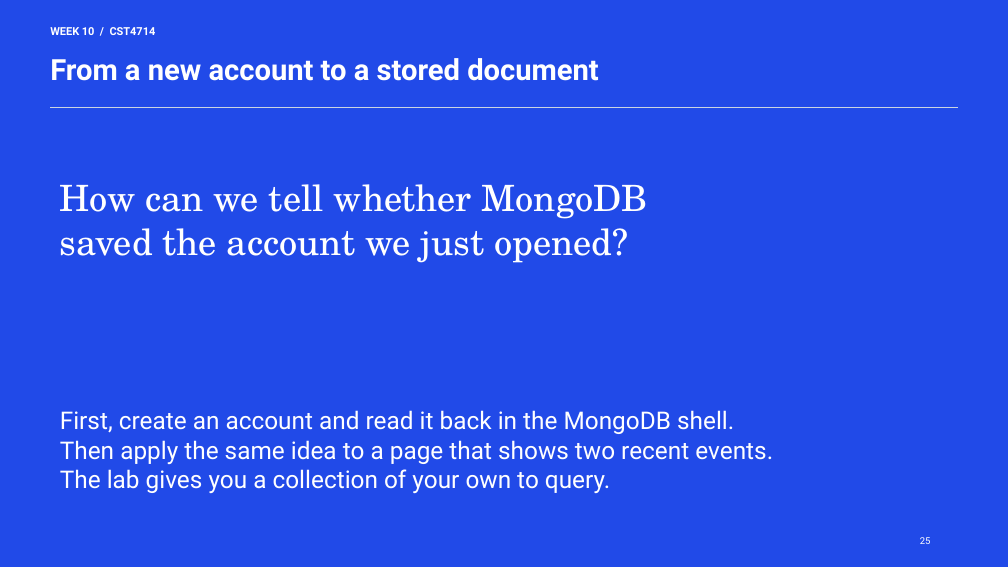
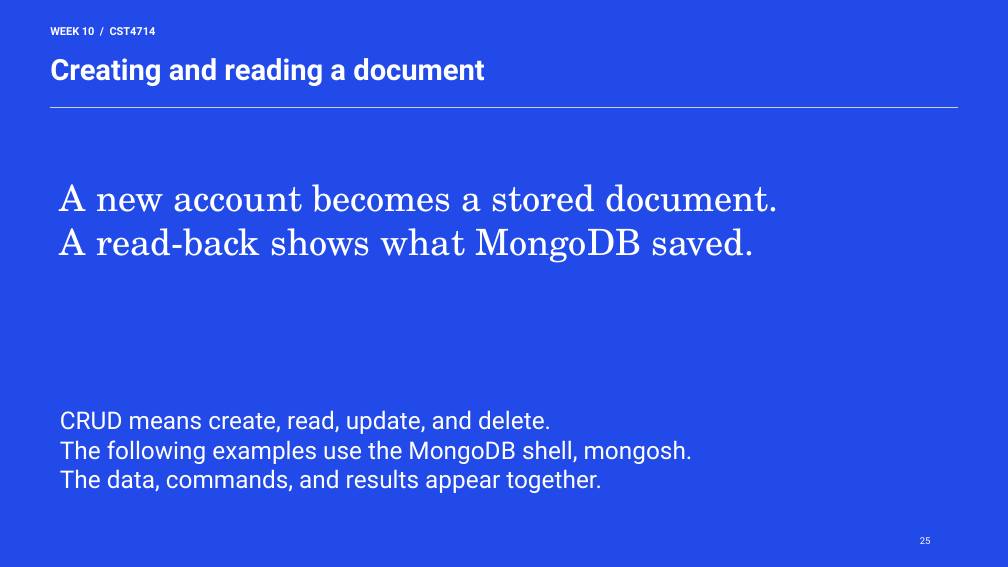
Before and after one commit to lolusername/CST4714_DB_admin, a slide deck: slide 25 of week_10/week_10_mql_document_modeling.pptx. Drawn at 1008x567 pixels with LibreOffice and Linux fonts; fonts in the diff are those of the drawing. Boxes give left, top, right and bottom in pixels: in the first picture for what was removed or moved away, otherwise in the second. Text is boxed around its words. In the diff, an @@ line names an element or a change of style, - is before the commit and + after.

Commit message:
Teach Week 10 concepts with self-contained lecture examples

```diff
--- a/week_10/week_10_mql_document_modeling.pptx
+++ b/week_10/week_10_mql_document_modeling.pptx
@@ text at (50, 58, 484, 86): text changed @@
-From a new account to a stored document
+Creating and reading a document
@@ text at (60, 184, 780, 263): text changed @@
-How can we tell whether MongoDB
-saved the account we just opened?
+A new account becomes a stored document.
+A read-back shows what MongoDB saved.
@@ text at (60, 410, 693, 493): text changed @@
-First, create an account and read it back in the MongoDB shell.
-Then apply the same idea to a page that shows two recent events.
-The lab gives you a collection of your own to query.
+CRUD means create, read, update, and delete.
+The following examples use the MongoDB shell, mongosh.
+The data, commands, and results appear together.
```
Also in this commit, not shown: 27 other slides changed, 4 other files.
